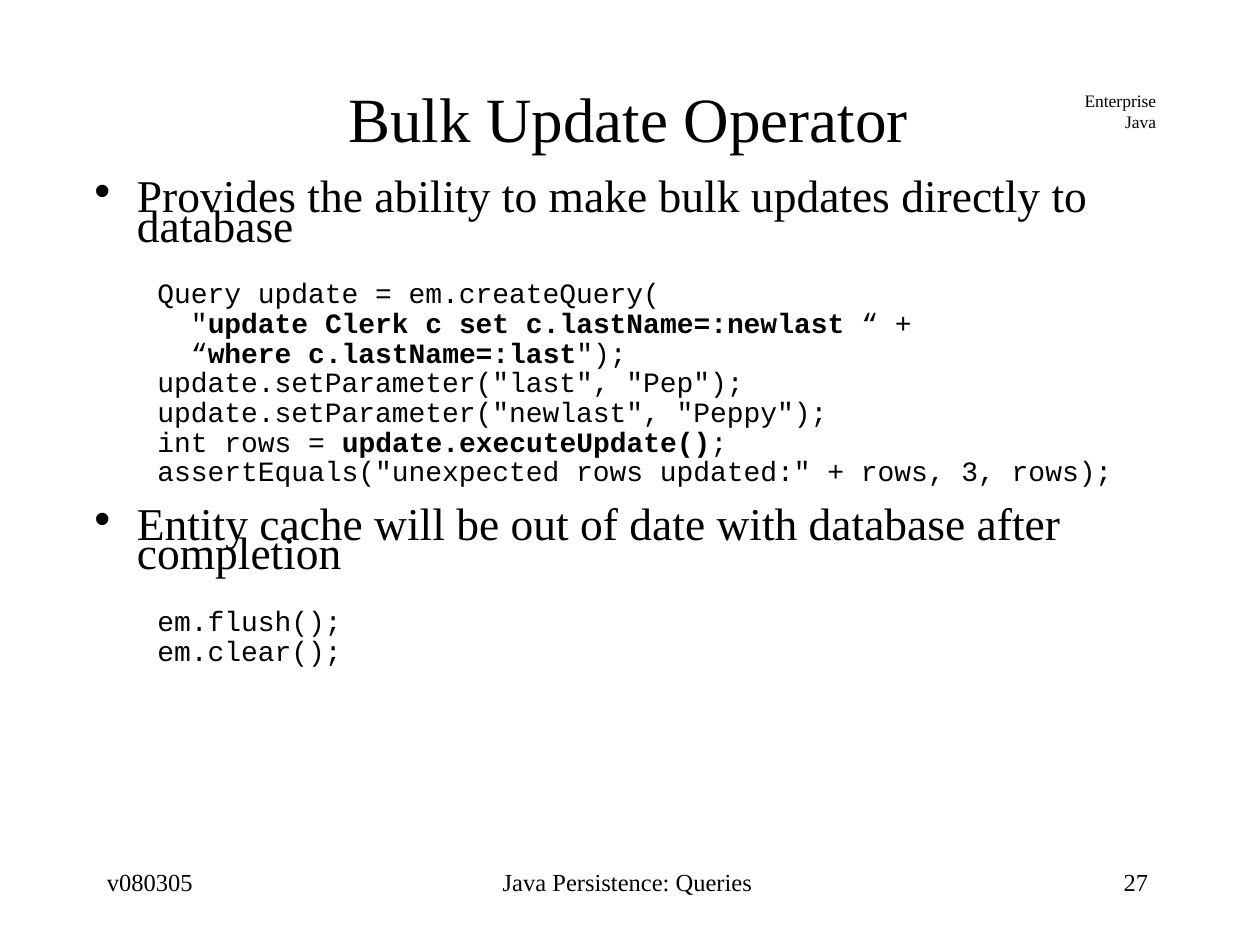
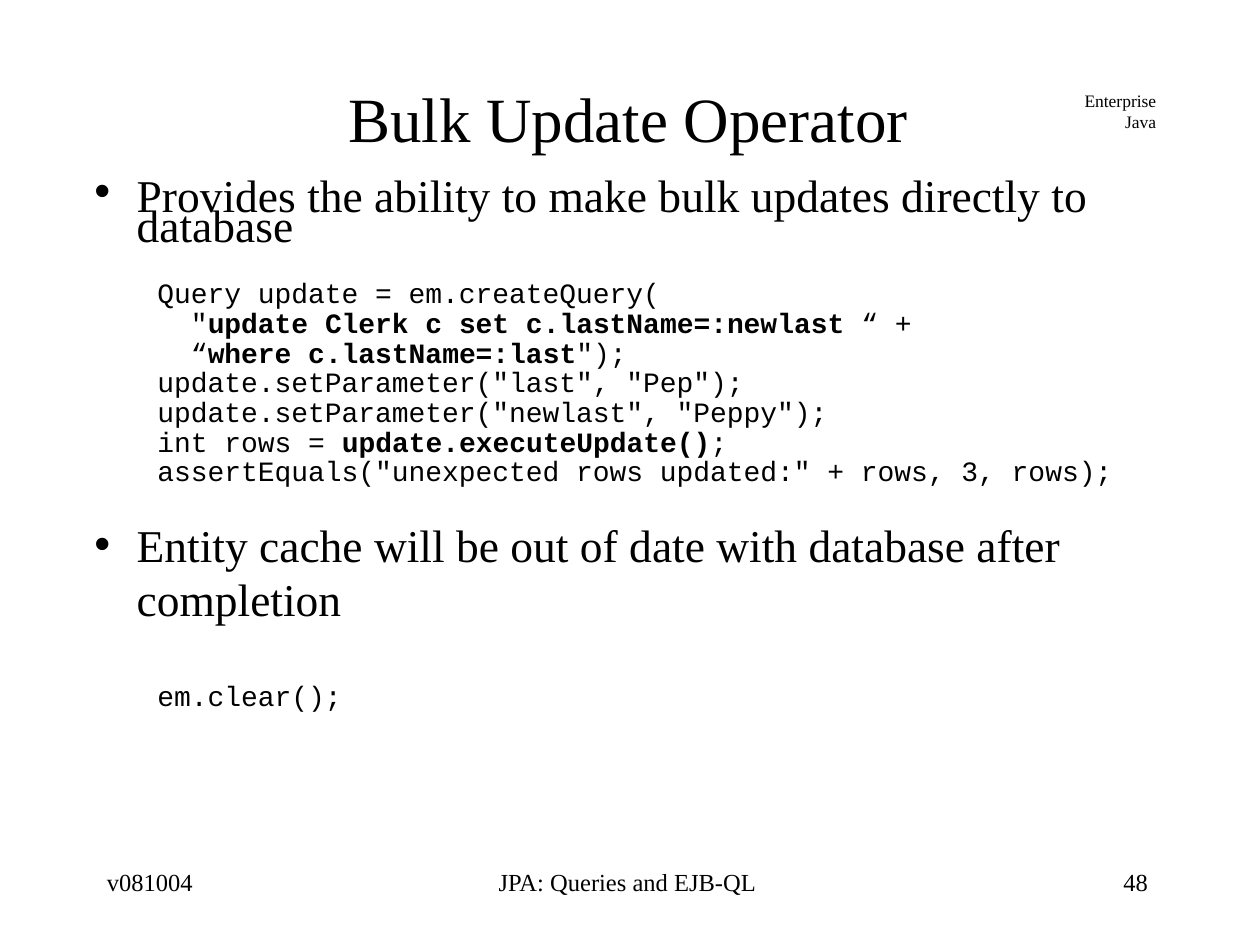
Before and after one commit to jcstaff/ejava-javaee, a slide deck: slide 48 of ormEJBQL/src/site/resources/lectures/ormEJBQL.ppt (slide 27 before the commit). Drawn at 1260x945 pixels with LibreOffice and Linux fonts; fonts in the diff are those of the drawing. Boxes give left, top, right and bottom in pixels: in the first picture for what was removed or moved away, otherwise in the second. Text is boxed around its words. In the diff, an @@ line names an element or a change of style, - is before the commit and + after.

```diff
--- a/ormEJBQL/src/site/resources/lectures/ormEJBQL.ppt
+++ b/ormEJBQL/src/site/resources/lectures/ormEJBQL.ppt
@@ text at bbox=[137, 530, 1059, 625]: line spacing 0.54 to 1 @@
@@ text at bbox=[157, 611, 341, 637]: paragraph removed @@
-  em.flush();
@@ text at bbox=[107, 874, 193, 892]: text changed @@
-v080305
+v081004
@@ text at bbox=[499, 874, 756, 895]: text changed @@
-Java Persistence: Queries
+JPA: Queries and EJB-QL
@@ page number at bbox=[1123, 874, 1148, 892]: text changed @@
-27
+48
```
Also in this commit, not shown: 32 other slides changed, 21 slides added, 6 other files.
